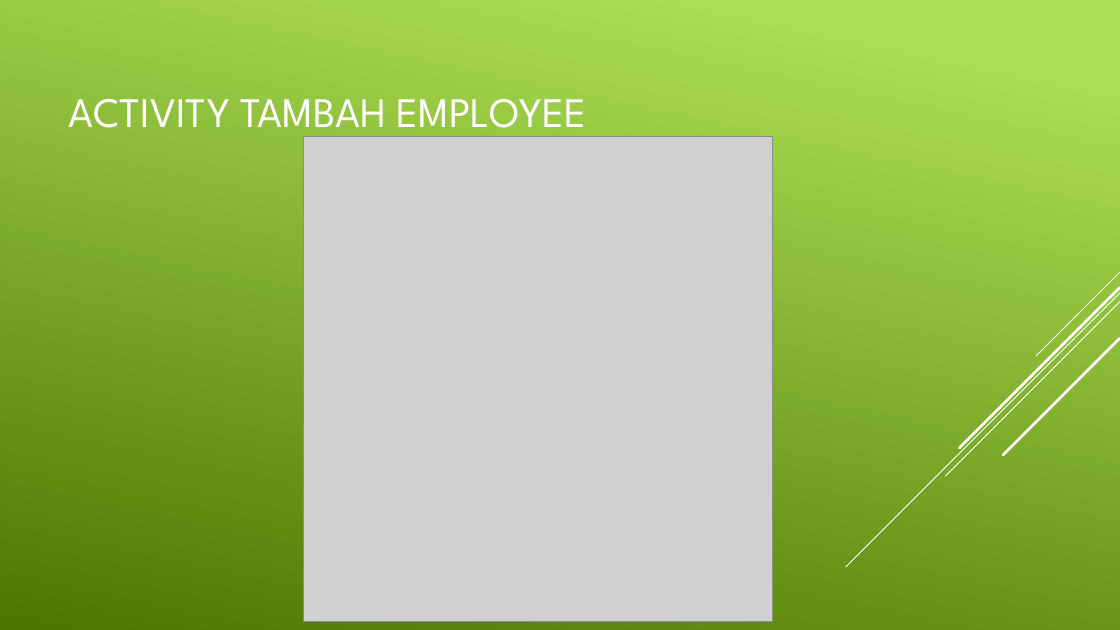
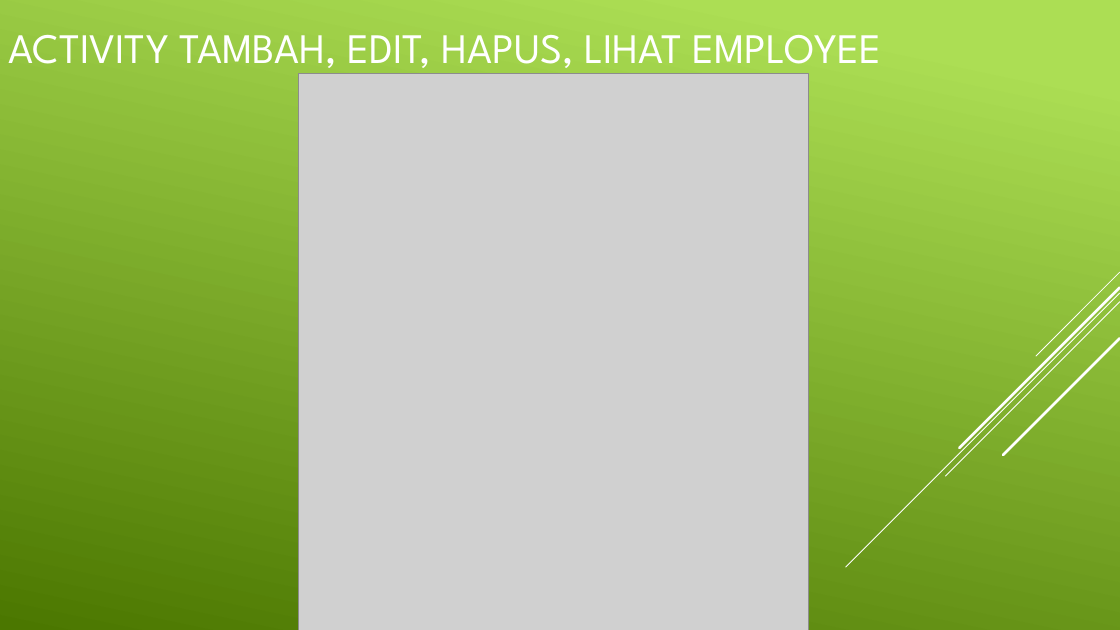
Before and after one commit to felixcandra/AplikasiCuti, a slide deck: slide 9 of Aplikasi Pengajuan Cuti.pptx (slide 10 before the commit). Drawn at 1120x630 pixels with LibreOffice and Linux fonts; fonts in the diff are those of the drawing; grey boxes stand for pictures. Boxes give left, top, right and bottom in pixels: in the first picture for what was removed or moved away, otherwise in the second. Text is boxed around its words. In the diff, an @@ line names an element or a change of style, - is before the commit and + after.

Commit message:
update ppt update deskripsi & gambar activity employee di laporan update gambar activity manage employee

```diff
--- a/Aplikasi Pengajuan Cuti.pptx
+++ b/Aplikasi Pengajuan Cuti.pptx
@@ title at [8,35,882,76]: text changed @@
-ACTIVITY TAMBAH EMPLOYEE
+ACTIVITY TAMBAH, EDIT, HAPUS, LIHAT EMPLOYEE
@@ picture: place and size @@
-picture at [304,136,773,621]
+picture at [298,74,808,630]
```
Also in this commit, not shown: 1 other slide changed, 3 slides added, 4 slides removed, 5 other files.
